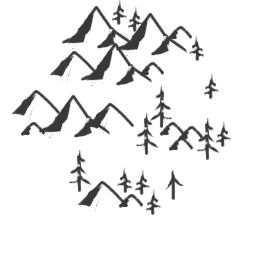
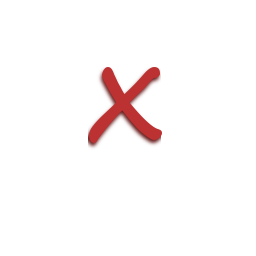
Comparing the layer stacks of the two w=256, h=256 images. Changes:
added layer "X" above "X #1" over <box>89,67,162,143</box>
added layer "X #1" above "select" over <box>88,65,161,151</box>
hid "mountain_2" over <box>11,0,231,216</box>
